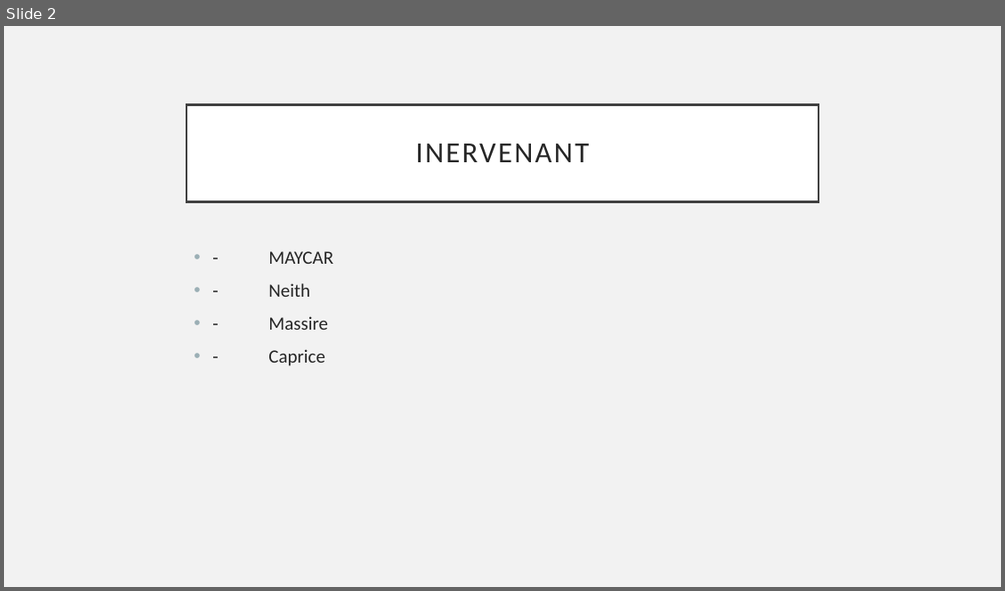
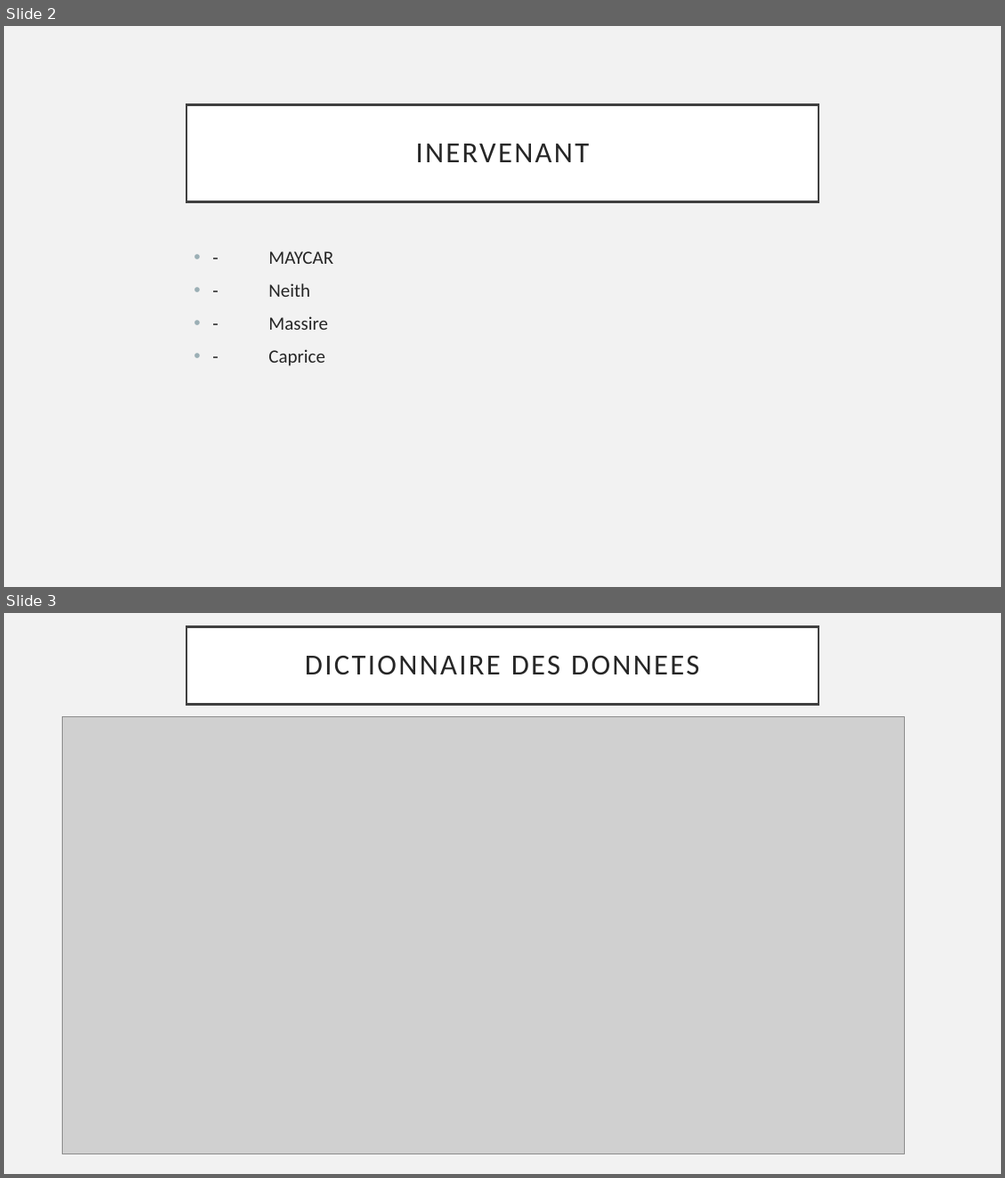
Before and after one commit to massiresogore/seminaire, a slide deck: conception/presentation/Presentation_teams_vampire.pptx. Shown one above the other, each under a label of ours: slide 2 before the commit, slides 2 and 3 after it. The pictures are 1005x591 and 1005x1178 pixels, drawn with LibreOffice and Linux fonts; fonts in the diff are those of the drawing; grey boxes stand for pictures. Boxes give left, top, right and bottom in pixels: in the first picture for what was removed or moved away, otherwise in the second. Text is boxed around its words. In the diff, an @@ line names an element or a change of style, - is before the commit and + after.

Commit message:
nouvelle version fichier presentation

```diff
--- a/conception/presentation/Presentation_teams_vampire.pptx
+++ b/conception/presentation/Presentation_teams_vampire.pptx
@@ slide 3 added at (4, 613, 1001, 1174), background #F2F2F2 @@
@@ title added at (186, 627, 818, 705), fill #FFFFFF, outline #404040 2.5 pt, 28 pt, text #262626 @@
+DICTIONNAIRE DES DONNEES
@@ picture added at (63, 717, 905, 1153) @@
```
